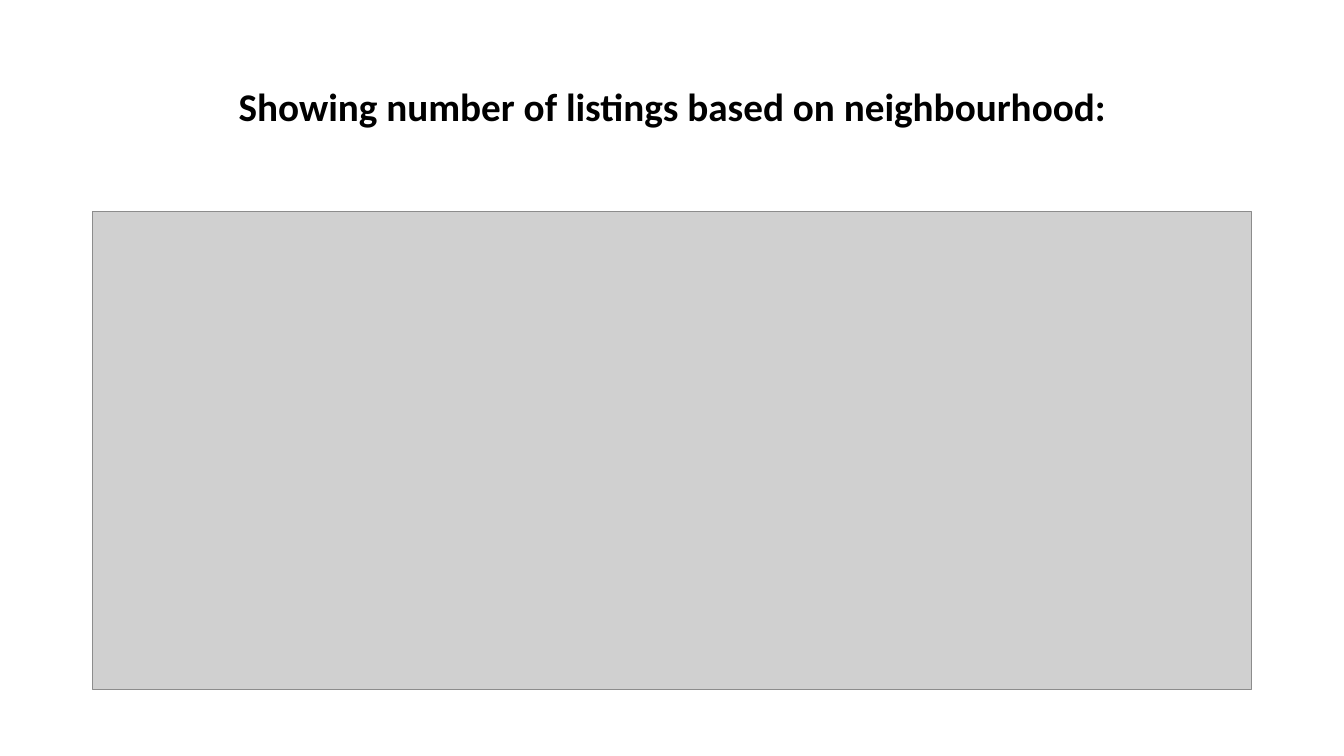
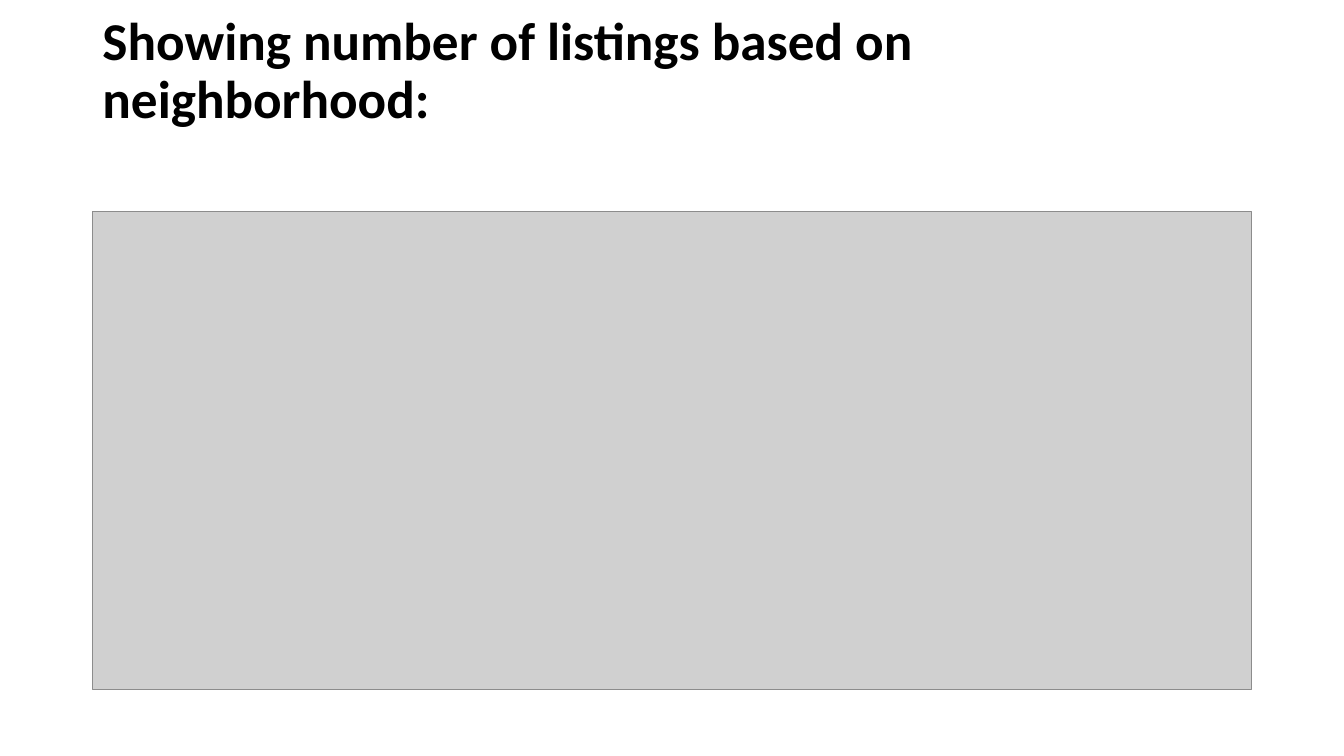
Before and after one commit to Alzabyedi/EDA_Project, a slide deck: slide 1 of communication.pptx. Drawn at 1344x756 pixels with LibreOffice and Linux fonts; fonts in the diff are those of the drawing; grey boxes stand for pictures. Boxes give left, top, right and bottom in pixels: in the first picture for what was removed or moved away, otherwise in the second. Text is boxed around its words. In the diff, an @@ line names an element or a change of style, - is before the commit and + after.

```diff
--- a/communication.pptx
+++ b/communication.pptx
@@ title at (x1=102, y1=22, x2=912, y2=127): text changed; size 28 to 38 pt @@
-Showing number of listings based on neighbourhood:
+Showing number of listings based on neighborhood:
```
Also in this commit, not shown: 3 other slides changed, 2 slides added, 2 slides removed.
